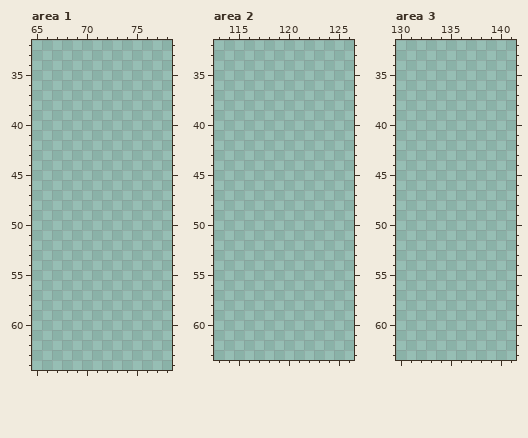
Two versions of one pixel-art file, res/aseprite/ideas.aseprite. This is how it looked before the edit.
256x256 pixels, 1 frame. Shown: area 1: x 65..78, y 32..64; area 2: x 113..126, y 32..63; area 3: x 130..141, y 32..63. The commit also changed other parts of the picture, which this record leaves out.
The same view after the edit:
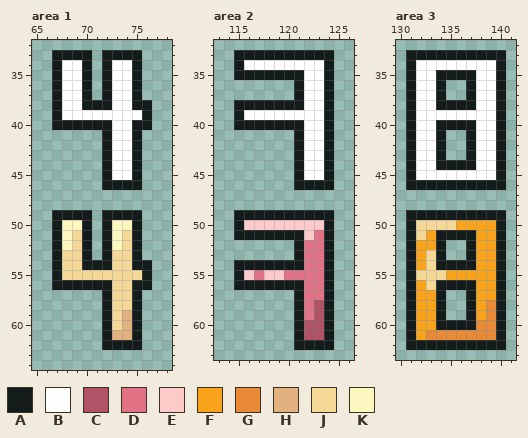
Palette (. is transparent): A #141b1b  B #ffffff  C #b25266  D #e27285  E #fdc9c9  F #f9a31b  G #e88a36  H #e2b27e  J #f6d896  K #fcf7be
Changes in this commit:
Changed rows in their new state; - is an unchanged pixel.
Area 1:
first column x 67:
33 AAAA-AAAA-
34 ABBA-ABBA-
35 ABBA-ABBA-
36 ABBA-ABBA-
37 ABBA-ABBA-
38 ABBAAABBAA
39 ABBBBBBBBA
40 AAAAAABBAA
41 -----ABBA-
42 -----ABBA-
43 -----ABBA-
44 -----ABBA-
45 -----ABBA-
46 -----AAAA-
49 AAAA-AAAA-
50 AKKA-AKKA-
51 AKJA-AKJA-
52 AKJA-AKJA-
53 AJJA-AJJA-
54 AJJAAAJJAA
55 AJJJJJJJJA
56 AAAAAAJJAA
57 -----AJJA-
58 -----AJJA-
59 -----AJHA-
60 -----AJHA-
61 -----AHHA-
62 -----AAAA-
Area 2:
first column x 115:
33 AAAAAAAAAA
34 ABBBBBBBBA
35 AAAAAAABBA
36 ------ABBA
37 ------ABBA
38 AAAAAAABBA
39 ABBBBBBBBA
40 AAAAAAABBA
41 ------ABBA
42 ------ABBA
43 ------ABBA
44 ------ABBA
45 ------ABBA
46 ------AAAA
49 AAAAAAAAAA
50 AEEEEEEEEA
51 AAAAAAAEDA
52 ------ADDA
53 ------ADDA
54 AAAAAAADDA
55 AEDEEDDDDA
56 AAAAAAADDA
57 ------ADDA
58 ------ADCA
59 ------ADCA
60 ------ACCA
61 ------ACCA
62 ------AAAA
Area 3:
first column x 131:
33 AAAAAAAAAA
34 ABBBBBBBBA
35 ABBAAAABBA
36 ABBA--ABBA
37 ABBA--ABBA
38 ABBAAAABBA
39 ABBBBBBBBA
40 ABBAAAABBA
41 ABBA--ABBA
42 ABBA--ABBA
43 ABBA--ABBA
44 ABBAAAABBA
45 ABBBBBBBBA
46 AAAAAAAAAA
49 AAAAAAAAAA
50 AJJJJFFFFA
51 AJFAAAAFFA
52 AFFA--AFFA
53 AFJA--AFFA
54 AFJAAAAFFA
55 AJJJFFFFFA
56 AFJAAAAFFA
57 AFFA--AFFA
58 AFFA--AFGA
59 AFFA--AFGA
60 AFFAAAAGGA
61 AFGGGGGGGA
62 AAAAAAAAAA
